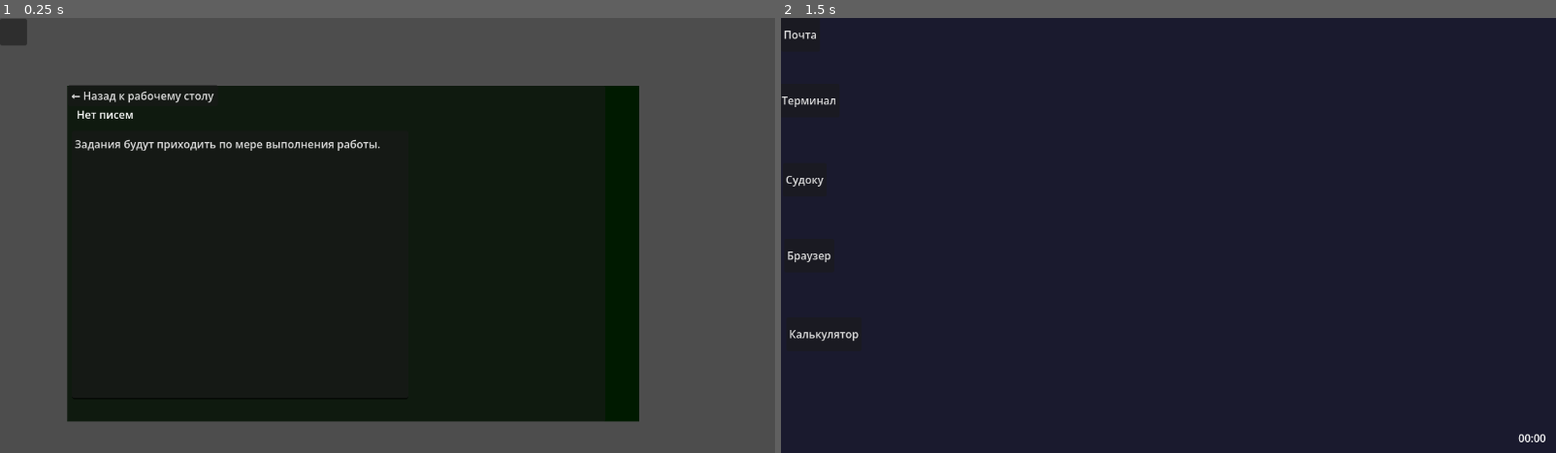
Above: before the commit, frames 1-2 (left to right).
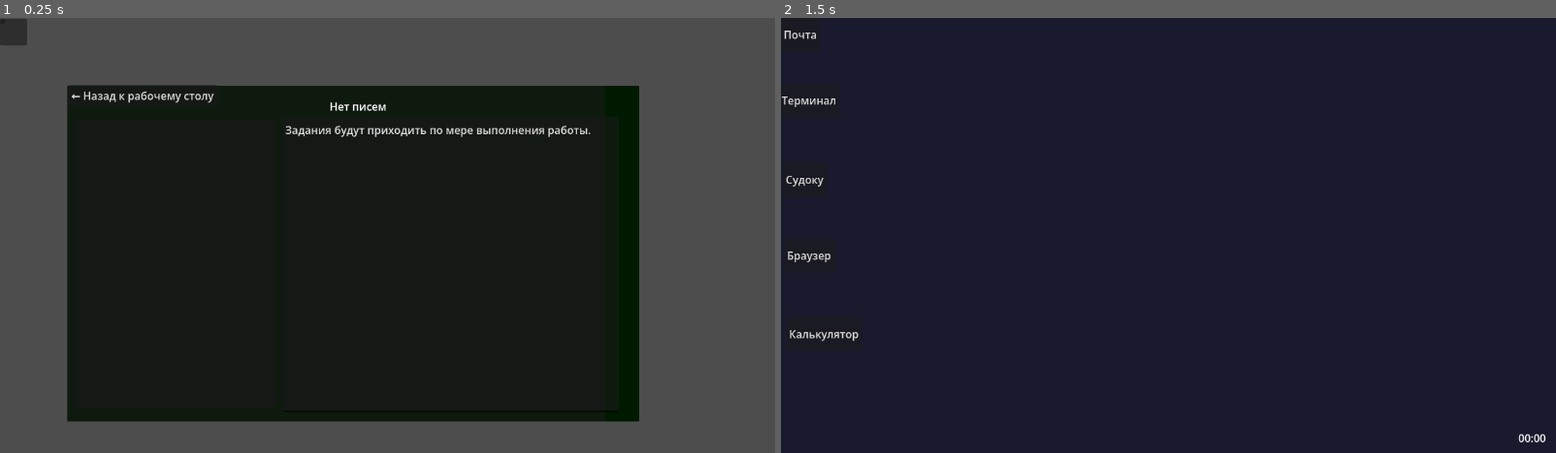
Above: after the commit, the same moments.

Repository: shabalingv-rgb/firebird-protocol
Game: Godot game, scene res://scenes/email/email_client.tscn
The game is run twice, just before and just after one commit, with the same random seed, the same clock (stepped at 60 frames per second) and the same inputs. This scene is started directly instead of the project's main scene.
Inputs (mouse positions are in pixels of both pictures, inside the frame that each line leads up to):
- Up to frame 1 (0.25 s): no input
- Up to frame 2 (1.5 s): click (781, 22) at 0.52 s; click "← Назад к рабочему столу" at 1.25 s

The runs differ from the first frame. In frame 1, 1.0% of the frame differs, in the area x 9-77%, y 19-31%; in frame 2, nothing differs.

Commit message:
add debugpanel
Добавлена панель разработчика для ускоренного доступа к нужному дню для ускорения тестирования

Diff:
--- /dev/null
+++ b/scenes/debug/debug_panel.gd
@@ -0,0 +1,79 @@
+extends Control
+
+@onready var day_label = $DayLabel
+@onready var day_slider = $DaySlider
+@onready var role_button = $RoleButton
+@onready var role_label = $RoleLabel
+
+var current_role: String = "employee"  # employee, journalist, manager
+
+func _ready():
+	# Скрываем панель по умолчанию
+	visible = false
+
+	day_slider.value_changed.connect(_on_day_changed)
+	role_button.pressed.connect(_on_role_changed)
+	$CompleteDayBtn.pressed.connect(_on_complete_day)
+	$SkipDayBtn.pressed.connect(_on_skip_day)
+	$AddEmailBtn.pressed.connect(_on_add_email)
+	$ClearProgressBtn.pressed.connect(_on_clear_progress)
+	$CloseBtn.pressed.connect(_on_close)
+
+	update_labels()
+
+func _input(event):
+	# Показываем панель по F1
+	if event is InputEventKey and event.pressed and event.keycode == KEY_F1:
+		visible = not visible
+
+func update_labels():
+	day_label.text = "Current Day: %d" % GameState.current_day
+	role_label.text = "Role: " + current_role.capitalize()
+	day_slider.value = GameState.current_day
+
+func _on_day_changed(value):
+	GameState.current_day = int(value)
+	update_labels()
+	print("📅 Debug: День изменён на ", GameState.current_day)
+
+func _on_role_changed():
+	# Циклически переключаем роли
+	var roles = ["employee", "journalist", "manager"]
+	var current_index = roles.find(current_role)
+	current_role = roles[(current_index + 1) % roles.size()]
+	update_labels()
+	print("🎭 Debug: Роль изменена на ", current_role)
+
+func _on_complete_day():
+	print("✅ Debug: День ", GameState.current_day, " завершён!")
+	GameState.advance_game_time(8)
+	GameState.current_day += 1
+	QuestManager.issue_quests_for_day(GameState.current_day)
+	update_labels()
+
+func _on_skip_day():
+	GameState.current_day += 1
+	update_labels()
+	print("⏭️ Debug: Пропуск до дня ", GameState.current_day)
+
+func _on_add_email():
+	var test_email = {
+		"from": "debug@nii-firebird.gov",
+		"subject": "Test Email",
+		"body": "This is a test email for debugging purposes.",
+		"time": Time.get_datetime_string_from_system(),
+		"read": false
+	}
+	EmailSystem.add_email(test_email)
+	print("📧 Debug: Добавлено тестовое письмо")
+
+func _on_clear_progress():
+	GameState.reset_violations()
+	GameState.current_day = 1
+	EmailSystem.inbox.clear()
+	QuestManager.active_quests.clear()
+	QuestManager.completed_quests.clear()
+	print("🗑️ Debug: Прогресс сброшен")
+
+func _on_close():
+	visible = false
--- /dev/null
+++ b/scenes/debug/debug_panel.tscn
@@ -0,0 +1,107 @@
+[gd_scene format=3 uid="uid://csj43w6uxlvlm"]
+
+[ext_resource type="Script" uid="uid://rxpuw2atnvcp" path="res://scenes/debug/debug_panel.gd" id="1_0yojn"]
+
+[node name="DebugPanel" type="Control" unique_id=414908226]
+layout_mode = 3
+anchors_preset = 0
+script = ExtResource("1_0yojn")
+
+[node name="Background" type="ColorRect" parent="." unique_id=405241228]
+layout_mode = 0
+offset_right = 250.0
+offset_bottom = 350.0
+color = Color(0, 0.101960786, 0, 1)
+
+[node name="VBoxContainer" type="VBoxContainer" parent="." unique_id=1700714300]
+layout_mode = 0
+offset_left = 36.0
+offset_top = 22.0
+offset_right = 217.0
+offset_bottom = 326.0
+
+[node name="DayLabel" type="Label" parent="." unique_id=749553210]
+layout_mode = 0
+offset_left = 36.0
+offset_top = 22.0
+offset_right = 217.0
+offset_bottom = 45.0
+text = "DEBUG PANEL"
+
+[node name="HSeparator" type="HSeparator" parent="." unique_id=1537170627]
+layout_mode = 0
+offset_left = 36.0
+offset_top = 49.0
+offset_right = 217.0
+offset_bottom = 53.0
+
+[node name="RoleLabel" type="Label" parent="." unique_id=787508271]
+layout_mode = 0
+offset_left = 36.0
+offset_top = 57.0
+offset_right = 217.0
+offset_bottom = 80.0
+text = "Current Day: X"
+
+[node name="DaySlider" type="HSlider" parent="." unique_id=1790993566]
+layout_mode = 0
+offset_left = 36.0
+offset_top = 84.0
+offset_right = 217.0
+offset_bottom = 100.0
+max_value = 30.0
+
+[node name="Label3" type="Label" parent="." unique_id=107131251]
+layout_mode = 0
+offset_left = 36.0
+offset_top = 104.0
+offset_right = 217.0
+offset_bottom = 127.0
+text = "Role: Employee"
+
+[node name="RoleButton" type="OptionButton" parent="." unique_id=1183687933]
+layout_mode = 0
+offset_left = 36.0
+offset_top = 131.0
+offset_right = 217.0
+offset_bottom = 151.0
+
+[node name="CompleteDayBtn" type="Button" parent="." unique_id=1257439043]
+layout_mode = 0
+offset_left = 36.0
+offset_top = 155.0
+offset_right = 217.0
+offset_bottom = 186.0
+text = "Complete Current Day"
+
+[node name="SkipDayBtn" type="Button" parent="." unique_id=265491668]
+layout_mode = 0
+offset_left = 36.0
+offset_top = 190.0
+offset_right = 217.0
+offset_bottom = 221.0
+text = "Skip to Next Day"
+
+[node name="AddEmailBtn" type="Button" parent="." unique_id=7112165]
+layout_mode = 0
+offset_left = 36.0
+offset_top = 225.0
+offset_right = 217.0
+offset_bottom = 256.0
+text = "Add Test Email"
+
+[node name="ClearProgressBtn" type="Button" parent="." unique_id=1476591152]
+layout_mode = 0
+offset_left = 36.0
+offset_top = 260.0
+offset_right = 217.0
+offset_bottom = 291.0
+text = "Clear All Progress"
+
+[node name="CloseBtn" type="Button" parent="." unique_id=70363836]
+layout_mode = 0
+offset_left = 36.0
+offset_top = 295.0
+offset_right = 217.0
+offset_bottom = 326.0
+text = "Close Debug Panel"
--- a/scenes/email/email_client.gd
+++ b/scenes/email/email_client.gd
@@ -1,11 +1,17 @@
 extends Control
 
+# ⭐ ОБЯЗАТЕЛЬНО в начале файла!
+@onready var email_list = $EmailList
 @onready var subject_label = $EmailHeader/SubjectLabel
 @onready var body_label = $EmailBody
 @onready var back_button = $EmailHeader/BackButton
 
 func _ready():
-	back_button.pressed.connect(_on_back_pressed)
+	# Подключаем сигналы
+	if email_list:
+		email_list.item_selected.connect(_on_email_selected)
+	if back_button:
+		back_button.pressed.connect(_on_back_pressed)
 
 	# Проверяем, есть ли письма
 	if EmailSystem.inbox.size() == 0:
@@ -14,7 +20,34 @@
 		body_label.text = "Задания будут приходить по мере выполнения работы."
 		return
 
+	refresh_email_list()
 	load_first_unread_email()
+
+func refresh_email_list():
+	if not email_list:
+		return
+
+	email_list.clear()
+
+	for i in range(EmailSystem.inbox.size()):
+		var email = EmailSystem.inbox[i]
+		var time = email.get("time", "Неизвестно")
+		var sender = email.get("from", "Unknown")
+		var subject = email.subject
+
+		var display_text = "%s\n%s\n%s" % [time, sender, subject]
+
+		email_list.add_item(display_text)
+		email_list.set_item_metadata(i, i)
+
+		# ⚠️ УДАЛИ или закомментируй эту строку:
+		# email_list.set_item_custom_font(i, 0, true)
+
+func _on_email_selected(index):
+	var email_index = email_list.get_item_metadata(index)
+	if email_index < EmailSystem.inbox.size():
+		var email = EmailSystem.inbox[email_index]
+		show_email(email)
 
 func load_first_unread_email():
 	for email in EmailSystem.inbox:
@@ -31,5 +64,47 @@
 	body_label.text = email.body
 	EmailSystem.mark_as_read(email)
 
+	# Обновляем список (чтобы показать что прочитано)
+	refresh_email_list()
+
+	# Добавляем кнопку "Отправить отчёт" если это письмо с заданием
+	if email.has("quest_id"):
+		add_report_button(email.quest_id)
+
+func add_report_button(quest_id: String):
+	# Удаляем старую кнопку если есть
+	if has_node("CheckQuest"):
+		$CheckQuest.queue_free()
+
+	var btn = Button.new()
+	btn.name = "CheckQuest"
+	btn.text = "📤 Отправить отчёт о выполнении"
+	btn.pressed.connect(func(): submit_quest_report(quest_id))
+
+	# Добавляем кнопку под текстом письма
+	if $EmailBody is TextEdit:
+		# Если TextEdit, добавляем как дочерний элемент
+		$EmailBody.add_child(btn)
+	else:
+		# Если Label, добавляем рядом
+		add_child(btn)
+		btn.owner = self
+
+func submit_quest_report(quest_id: String):
+	print("📤 Отправка отчёта по заданию: ", quest_id)
+
+	# Проверяем выполнение через QuestManager
+	if QuestManager.is_quest_completed(quest_id):
+		QuestManager.complete_quest(quest_id)
+		show_success_message()
+	else:
+		show_error_message("Задание ещё не выполнено! Проверьте запрос в терминале.")
+
+func show_success_message():
+	body_label.text += "\n\n✅ Отчёт отправлен! Задание выполнено."
+
+func show_error_message(msg: String):
+	body_label.text += "\n\n❌ " + msg
+
 func _on_back_pressed():
 	get_tree().change_scene_to_file("res://scenes/desktop/desktop.tscn")
--- a/scenes/email/email_client.tscn
+++ b/scenes/email/email_client.tscn
@@ -39,10 +39,10 @@
 
 [node name="SubjectLabel" type="Label" parent="EmailHeader" unique_id=1089938234]
 layout_mode = 0
-offset_left = 14.0
-offset_top = 31.0
-offset_right = 279.0
-offset_bottom = 54.0
+offset_left = 390.0
+offset_top = 19.0
+offset_right = 655.0
+offset_bottom = 42.0
 text = "Приглашение на собеседование"
 
 [node name="DateLabel" type="Label" parent="EmailHeader" unique_id=2092721498]
@@ -52,12 +52,19 @@
 offset_right = 748.0
 offset_bottom = 58.0
 
+[node name="ItemList" type="ItemList" parent="EmailHeader" unique_id=1629995095]
+layout_mode = 0
+offset_left = 10.0
+offset_top = 50.0
+offset_right = 310.0
+offset_bottom = 480.0
+
 [node name="EmailBody" type="TextEdit" parent="." unique_id=876434661]
 layout_mode = 0
-offset_left = 107.0
-offset_top = 167.0
-offset_right = 607.0
-offset_bottom = 567.0
+offset_left = 420.0
+offset_top = 146.0
+offset_right = 920.0
+offset_bottom = 586.0
 text = "От: hr@nii-firebird.gov
 Тема: Приглашение на собеседование
 
@@ -77,3 +84,8 @@
 layout_mode = 0
 offset_right = 40.0
 offset_bottom = 40.0
+
+[node name="CheckQuest" type="Button" parent="." unique_id=741278297]
+layout_mode = 0
+offset_right = 8.0
+offset_bottom = 8.0
--- a/scenes/main_menu/main_menu.gd
+++ b/scenes/main_menu/main_menu.gd
@@ -10,6 +10,13 @@
 	$OptGame.pressed.connect(_on_settings_pressed)
 	$ExitGame.pressed.connect(_on_exit_pressed)
 
+		# Создаём debug панель если её нет
+	if not has_node("DebugPanel"):
+		var debug_scene = preload("res://scenes/debug/debug_panel.tscn")
+		var debug_panel = debug_scene.instantiate()
+		add_child(debug_panel)
+
+
 func _process(delta):
 	if flicker_enabled:
 		flicker_timer += delta
@@ -20,14 +27,12 @@
 			modulate.a = flicker
 
 func _on_new_game_pressed():
-	print("Запуск новой игры...")
 	GameState.reset_violations()
-	GameState.current_day = 1
+	GameState.current_day = 1  # ← Должно быть 1, не 0
 
-	# ⭐ Создаём письма с заданиями
+	# Выдаём задания
 	QuestManager.issue_quests_for_day(1)
 
-	# Переход на рабочий стол
 	get_tree().change_scene_to_file("res://scenes/desktop/desktop.tscn")
 
 func _on_continue_game_pressed():
--- a/scripts/system/quest_manager.gd
+++ b/scripts/system/quest_manager.gd
@@ -112,8 +112,15 @@
 	return norm_user == norm_template
 
 func validate_result(query_data: Array, quest: Dictionary) -> bool:
+	print("  🔍 Валидация результата...")
+	print("  Получено строк: ", query_data.size())
+	print("  Ожидаемо строк: ", quest.expected_rows)
+
 	# Проверяем количество строк
-	return query_data.size() >= quest.expected_rows
+	var result = query_data.size() >= quest.expected_rows
+	print("  Результат валидации: ", result)
+
+	return result
 
 func complete_quest(quest_id: String):
 	completed_quests.append(quest_id)
@@ -123,23 +130,29 @@
 			active_quests.remove_at(i)
 			break
 
-	print("Задание выполнено: ", quest_id)
-
-	# Проверяем, все ли задания дня выполнены
+	print("✅ Задание выполнено: ", quest_id)
+
+	# Проверяем все ли задания дня выполнены
 	if active_quests.is_empty():
 		on_day_completed()
 
 func on_day_completed():
-	print("День ", GameState.current_day, " завершён!")
-	GameState.advance_game_time(8) # 8 часов рабочего дня
-	# Здесь можно отправить новое письмо или перейти к следующему дню
+	print("🎉 День ", GameState.current_day, " завершён!")
+	GameState.advance_game_time(8)
+
+	# Переходим к следующему дню
+	GameState.current_day += 1
+
+	# Выдаём новые задания
+	if GameState.current_day <= 3:
+		issue_quests_for_day(GameState.current_day)
 
 func issue_quests_for_day(day: int):
 	print("📬 Выдаём задания на день ", day)
 
 	for quest in quest_database:
 		if quest.day == day and not completed_quests.has(quest.id):
-			create_quest_email(quest)
+			create_quest_email(quest)  # ← Создаём письмо
 			active_quests.append(quest)
 
 func create_quest_email(quest: Dictionary):
@@ -177,3 +190,15 @@
 	# Добавляем в систему почты
 	EmailSystem.add_email(email)
 	print("  📧 Создано письмо с заданием: ", quest.title)
+
+func is_quest_completed(_quest_id: String) -> bool:
+	# Проверяем, выполнял ли игрок правильный SQL запрос
+	# Для этого можно хранить историю запросов
+	# Пока просто возвращаем true для теста
+	return true
+
+func get_quest_by_id(quest_id: String) -> Dictionary:
+	for quest in quest_database:
+		if quest.id == quest_id:
+			return quest
+	return {}
Not shown, added: scenes/debug/debug_panel.gd.uid
